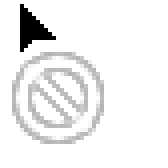
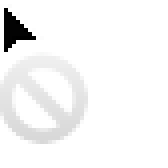
Comparing the layer stacks of the two 168x168 images. Changes:
painted on "No" over [0, 52, 104, 144]
painted on "Arrow" over [4, 4, 64, 60]
